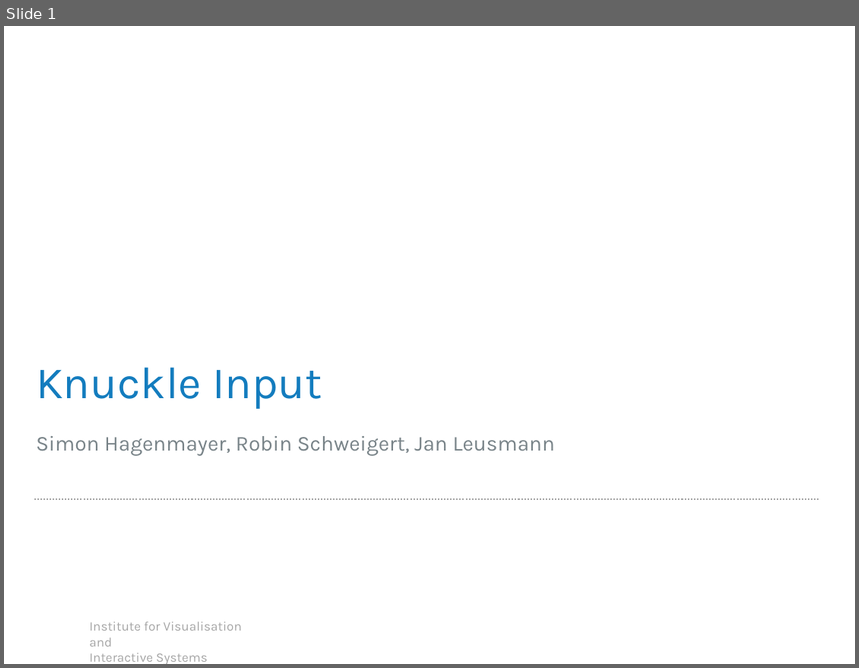
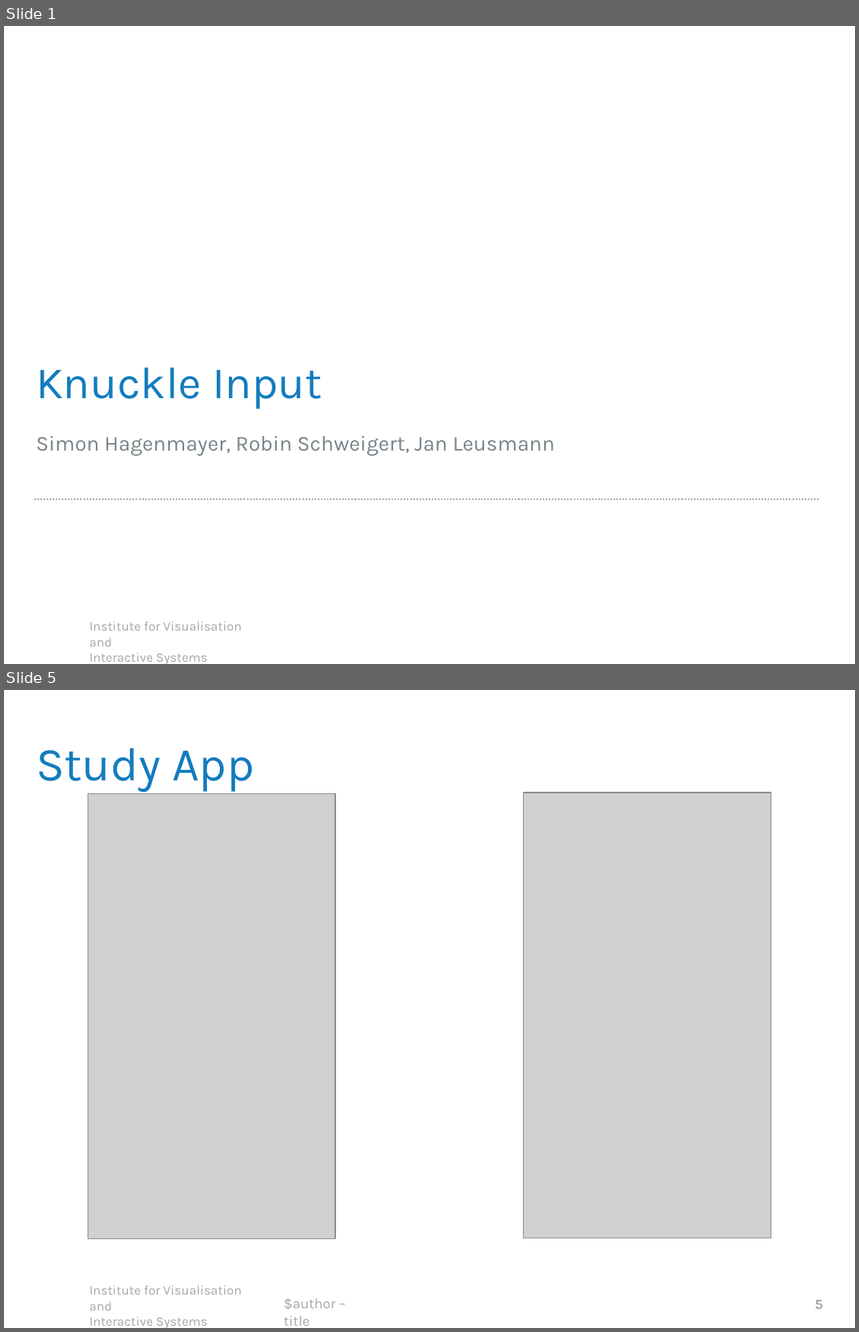
Before and after one commit to robsch94/FaPraKnuckleInput, a slide deck: Presentations/FinalPresentation.pptx. Shown one above the other, each under a label of ours: slide 1 before the commit, slides 1 and 5 after it; the slides between them are not shown. The pictures are 859x668 and 859x1332 pixels, drawn with LibreOffice and Linux fonts; fonts in the diff are those of the drawing; grey boxes stand for pictures; background and template pictures are left out. Boxes give left, top, right and bottom in pixels: in the first picture for what was removed or moved away, otherwise in the second. Text is boxed around its words. In the diff, an @@ line names an element or a change of style, - is before the commit and + after.

```diff
--- a/Presentations/FinalPresentation.pptx
+++ b/Presentations/FinalPresentation.pptx
@@ slide 5 added at <box>4,690,855,1328</box>, background #FFFFFF; not listed: 1 template element that a slide beside it also shows @@
@@ title added at <box>36,748,254,793</box>, 40 pt, text #137CBE @@
+Study App
@@ picture added at <box>88,794,335,1240</box> @@
@@ picture added at <box>523,793,771,1239</box> @@
@@ text added at <box>284,1299,335,1326</box>, 12 pt, text #A6A6A6 @@
+$author – title
@@ page number added at <box>815,1300,823,1309</box>, 12 pt, text #A6A6A6, bold @@
+5
```
Also in this commit, not shown: 3 slides changed, 15 other slides added, 6 slides removed.
